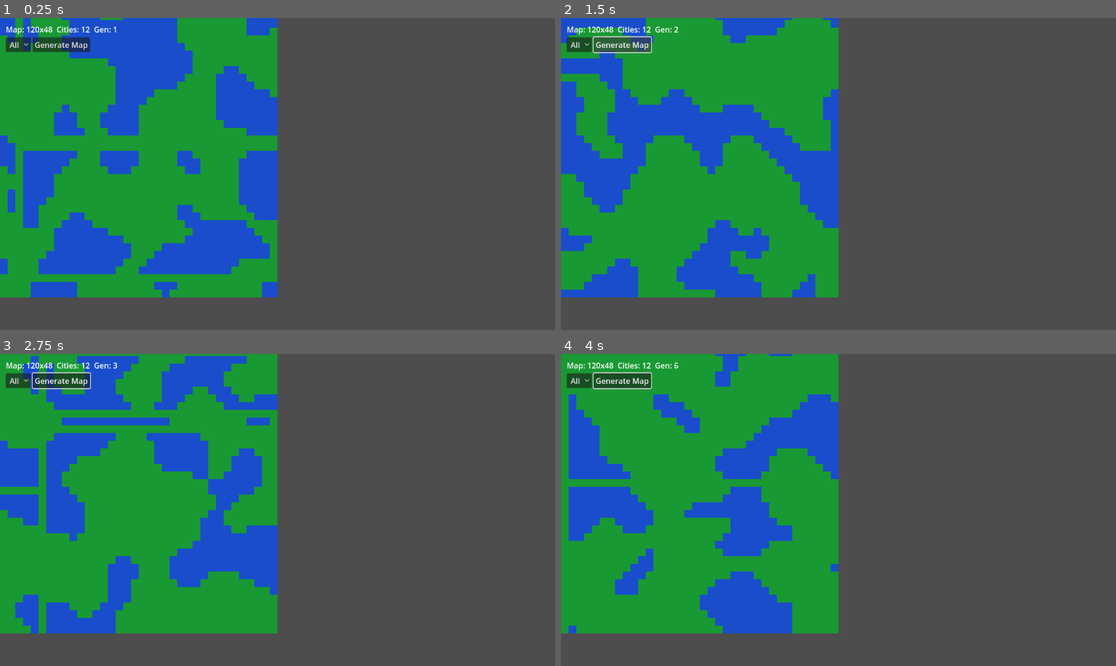
Above: before the commit, frames 1-4 (two rows, left to right).
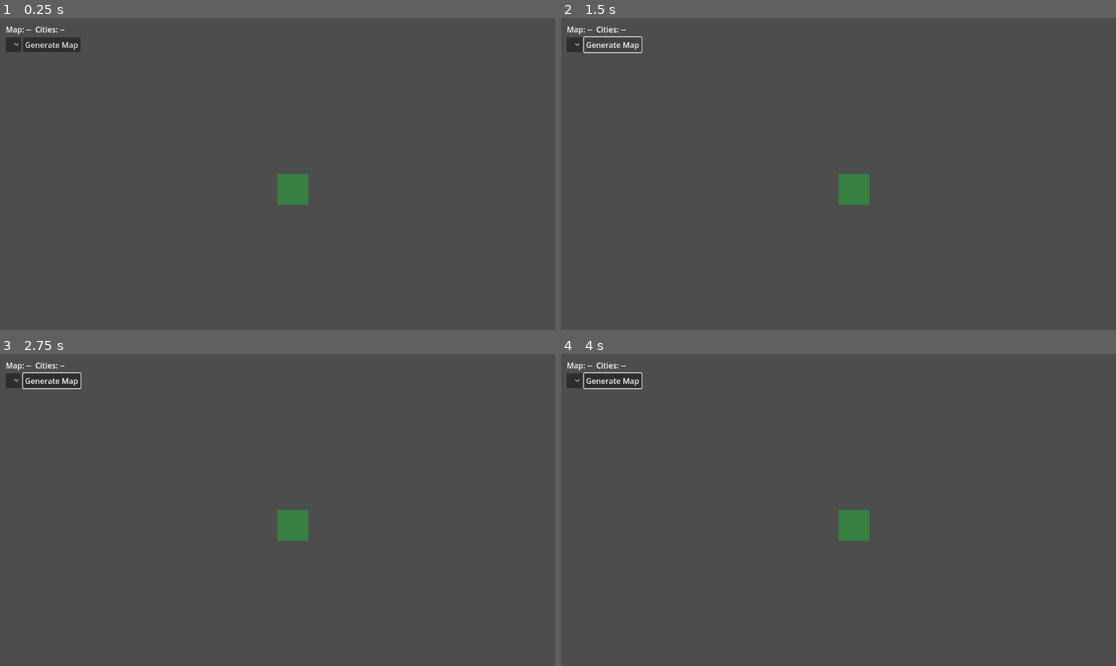
Above: after the commit, the same moments.

Repository: EarlTheDuke/-Modern-Warfare-Empire-Earth
Game: Godot game, scene res://scenes/Main.tscn
Two runs of this game, one before a commit and one after it. Both use one fixed random seed, a clock stepped at 60 frames per second and the inputs below. This scene is started directly instead of the project's main scene.
Inputs (mouse positions are in pixels of both pictures, inside the frame that each line leads up to; where the layout moved, square brackets give the same spot in the first picture):
- Up to frame 1 (0.25 s): no input
- Up to frame 2 (1.5 s): click (572, 46) [577, 46] at 0.5 s; click "Generate Map" at 1.25 s
- Up to frame 3 (2.75 s): tap Enter at 2 s; move the mouse to (399, 494) at 2.02 s; hold D from 2.03 s (still down); tap N at 2.1 s; click (399, 494) at 2.17 s
- Up to frame 4 (4 s): release D at 2.75 s; tap Space at 2.75 s; drag from (727, 525) to (810, 572) at 2.77 s; tap Enter at 3.5 s; move the mouse to (894, 441) at 3.52 s; hold D from 3.53 s (still down); tap R at 3.6 s; tap N at 3.8 s

The runs differ from the first frame. In frame 1, 45% of the frame differs, in the area x 0-56%, y 0-90%; in frame 2, 45%; in frame 3, 45%; in frame 4, 45%.
Error after the commit: Parse Error: Cannot infer the type of "nx" variable because the value doesn't have a set type. (res://scripts/Main.gd:157)

Commit message:
Godot: add keyboard controls  N to cycle units; numpad 8/2/4/6/7/9/1/3 to move selected; rerender after move

Diff:
--- a/godot/scripts/Main.gd
+++ b/godot/scripts/Main.gd
@@ -93,6 +93,27 @@
 				cam.position.y += step
 			KEY_R:
 				_on_generate_pressed()
+			KEY_N:
+				if units.size() > 0:
+					selected_index = (selected_index + 1) % units.size()
+					map_view.render_map(game_map, active_player_view, units, selected_index)
+			# Numpad movement for selected unit (8/2/4/6 and diagonals 7/9/1/3)
+			KEY_KP_8:
+				_try_move_selected(0, -1)
+			KEY_KP_2:
+				_try_move_selected(0, 1)
+			KEY_KP_4:
+				_try_move_selected(-1, 0)
+			KEY_KP_6:
+				_try_move_selected(1, 0)
+			KEY_KP_7:
+				_try_move_selected(-1, -1)
+			KEY_KP_9:
+				_try_move_selected(1, -1)
+			KEY_KP_1:
+				_try_move_selected(-1, 1)
+			KEY_KP_3:
+				_try_move_selected(1, 1)
 	elif event is InputEventMouseButton and event.pressed and event.button_index == MOUSE_BUTTON_LEFT:
 		var mb2 := event as InputEventMouseButton
 		_handle_click(mb2.position)
@@ -126,6 +147,26 @@
 			u.y = tile_y
 			u.moves_left -= 1
 			map_view.render_map(game_map, active_player_view, units, selected_index)
+
+func _try_move_selected(dx: int, dy: int) -> void:
+	if selected_index < 0 or selected_index >= units.size():
+		return
+	var u = units[selected_index]
+	if not u.can_move():
+		return
+	var nx := u.x + dx
+	var ny := u.y + dy
+	if nx < 0 or ny < 0 or nx >= game_map.width or ny >= game_map.height:
+		return
+	if game_map.tiles[ny][nx] != "+":
+		return
+	# Prevent stepping onto another unit for now
+	if _unit_index_at(nx, ny) != -1:
+		return
+	u.x = nx
+	u.y = ny
+	u.moves_left -= 1
+	map_view.render_map(game_map, active_player_view, units, selected_index)
 
 func _unit_index_at(tx: int, ty: int) -> int:
 	for i in range(units.size()):
